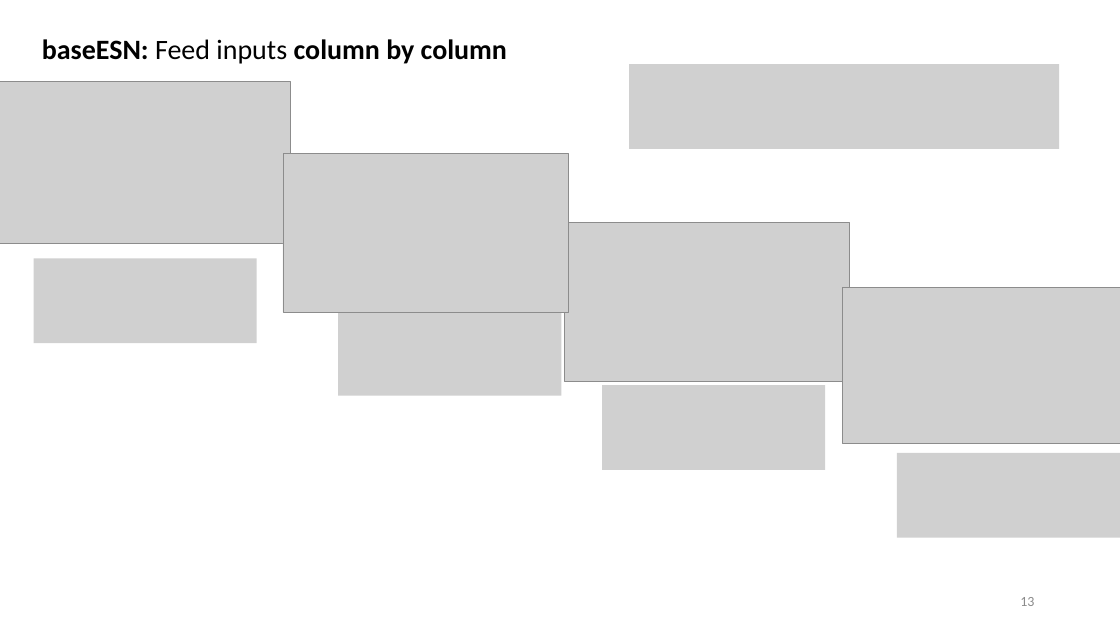
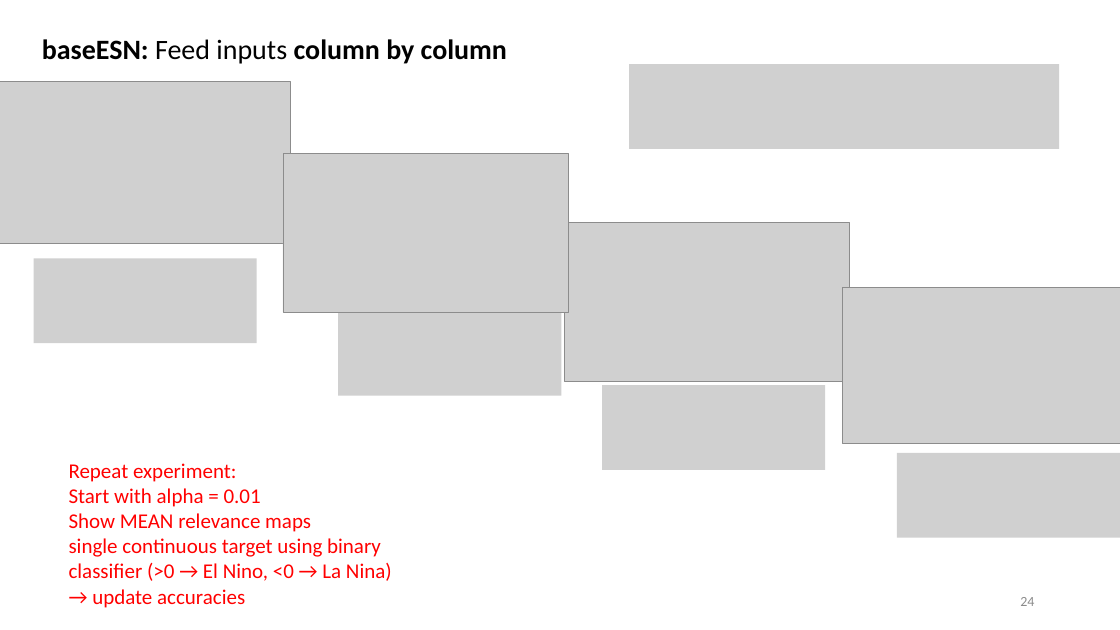
Before and after one commit to MarcoLandtHayen/EchoStateNetworks, a slide deck: slide 24 of ESN_ClassificationLRP_ENSO_OD-Talk.pptx (slide 13 before the commit). Drawn at 1120x630 pixels with LibreOffice and Linux fonts; fonts in the diff are those of the drawing; grey boxes stand for pictures. Boxes give left, top, right and bottom in pixels: in the first picture for what was removed or moved away, otherwise in the second. Text is boxed around its words. In the diff, an @@ line names an element or a change of style, - is before the commit and + after.

```diff
--- a/ESN_ClassificationLRP_ENSO_OD-Talk.pptx
+++ b/ESN_ClassificationLRP_ENSO_OD-Talk.pptx
@@ text added at box(69, 463, 392, 608), 18 pt, text #FF0000 @@
+Repeat experiment:
+Start with alpha = 0.01
+Show MEAN relevance maps
+single continuous target using binary classifier (>0 → El Nino, <0 → La Nina) → update accuracies
@@ page number at box(1020, 597, 1034, 606): text changed @@
-13
+24
```
Also in this commit, not shown: 13 other slides changed, 7 slides added, 8 slides removed.
